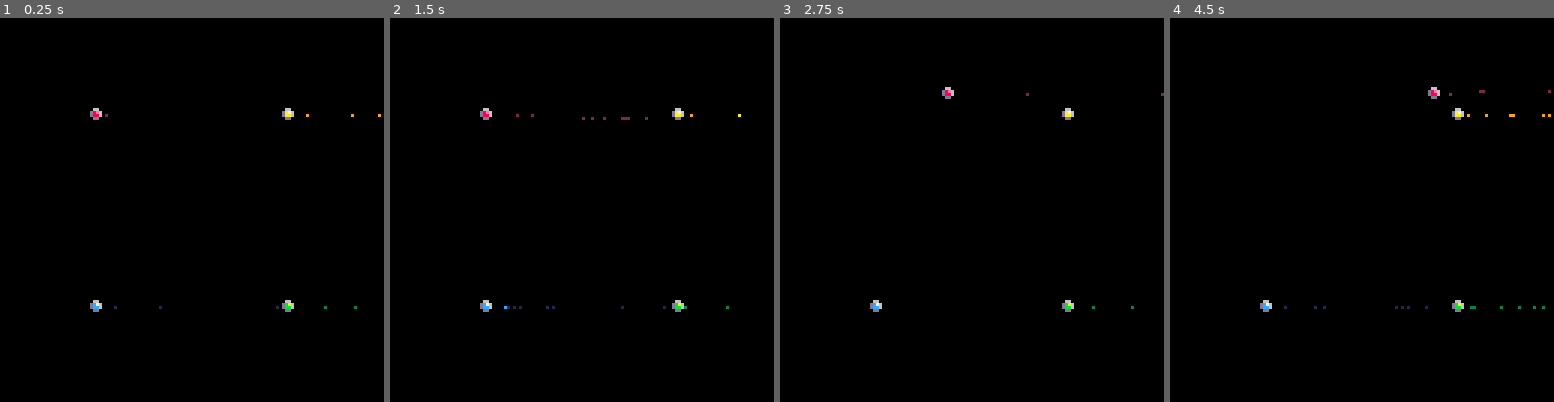
Above: before the commit, frames 1-4 (left to right).
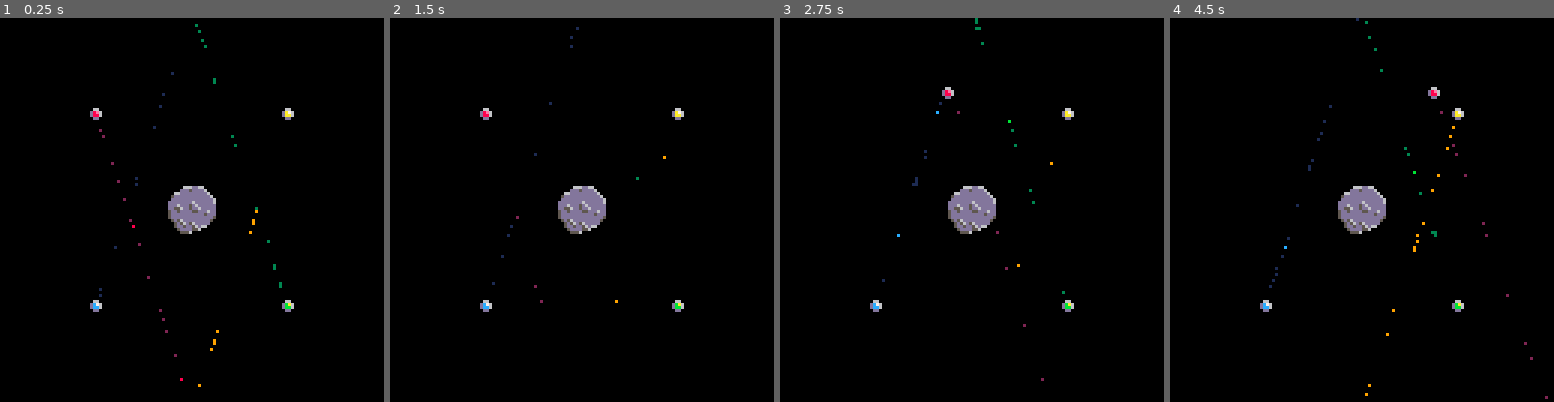
Above: after the commit, the same moments.

Repository: Ramito/PICO-8-Projects
Game: PICO-8 cartridge laserduel.p8
The game is run twice, just before and just after one commit, with the same random seed, the same clock (stepped at 60 frames per second) and the same inputs.
Inputs:
- Up to frame 1 (0.25 s): no input
- Up to frame 2 (1.5 s): tap X (X key) at 0.33, 1.07 s; tap O (Z key) at 0.7 s
- Up to frame 3 (2.75 s): hold Right 1.6-2.1 s; tap O (Z key) at 1.7, 2.1, 2.5 s; tap X (X key) at 1.85 s; hold Up 2.15-2.42 s; hold Right from 2.47 s (still down)
- Up to frame 4 (4.5 s): tap O (Z key) every 0.4 s from 2.9 to 4.1 s; tap X (X key) at 2.97, 4.08 s; release Right at 3.03 s; hold Left 3.08-3.58 s; hold Down 3.63-3.97 s; hold Right from 4.02 s (still down)

The runs differ from the first frame. In frame 1, 1.6% of the frame differs, in the area x 25-100%, y 1-97%; in frame 2, 1.5%; in frame 3, 1.4%; in frame 4, 1.7%, in the area x 25-100%, y 0-100%.

Commit message:
Experimenting with asteroid sprites

Diff:
--- a/laserduel.p8
+++ b/laserduel.p8
@@ -10,10 +10,10 @@
 	lasers={}
 	setup_ufos()
 	setup_lasers()
-	spawn_ufo(32,32)
-	spawn_ufo(96,32)
-	spawn_ufo(32,96)
-	spawn_ufo(96,96)
+	spawn_ufo(32,32,-0.2)
+	spawn_ufo(96,32,0.7)
+	spawn_ufo(32,96,0.2)
+	spawn_ufo(96,96,-0.7)
 end
 
 function _update60()
@@ -33,6 +33,7 @@
  cls(0)
  foreach(lasers,draw_laser)
  foreach(ufos,draw_ufo)
+ spr(6,56,56,2,2)
 end
 
 -->8
@@ -60,7 +61,7 @@
 	ufos.attributes=attributes
 end
 
-function spawn_ufo(x,y)
+function spawn_ufo(x,y,aim)
 	local ufo={}
 	--register
 	add(ufos,ufo)
@@ -72,7 +73,7 @@
 	--velocity
 	ufo.vel=make_vec2(0,0)
 	--ufo laser
-	make_laser(ufo)
+	make_laser(ufo,aim)
 end
 -->8
 --ufo sim
@@ -203,9 +204,9 @@
 	lasers.attrs=attrs
 end
 
-function make_laser(ufo)
+function make_laser(ufo,aim)
 	local laser={
-		aim=0,
+		aim=aim,
 		aim_speed=0,
 		trigger=false,
 		index=ufo.index,
Not shown, changed: 26 lines of the sprite sheet (__gfx__) section of laserduel.p8
Not shown, changed: the thumbnail (__label__) section of laserduel.p8
